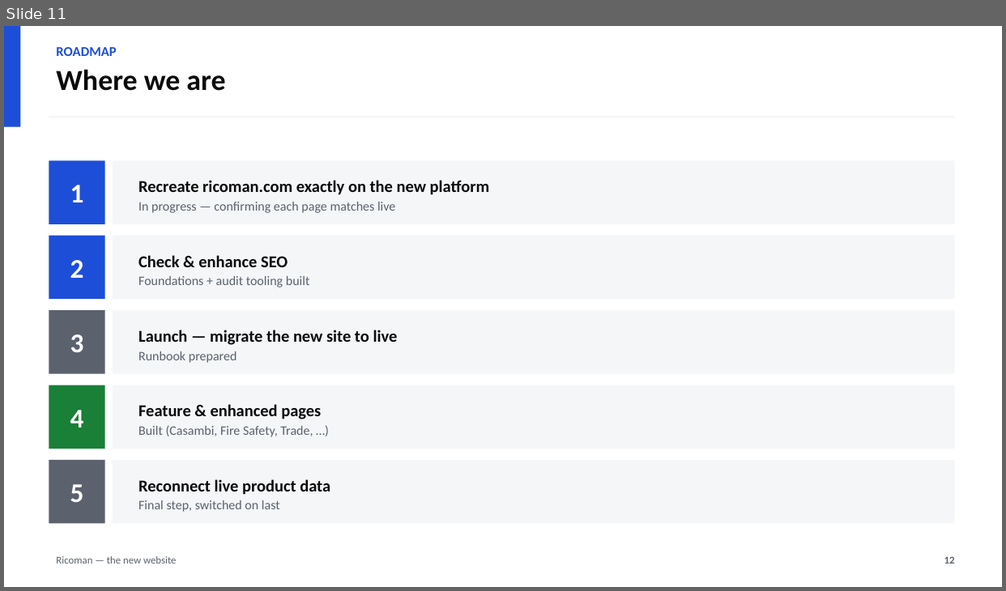
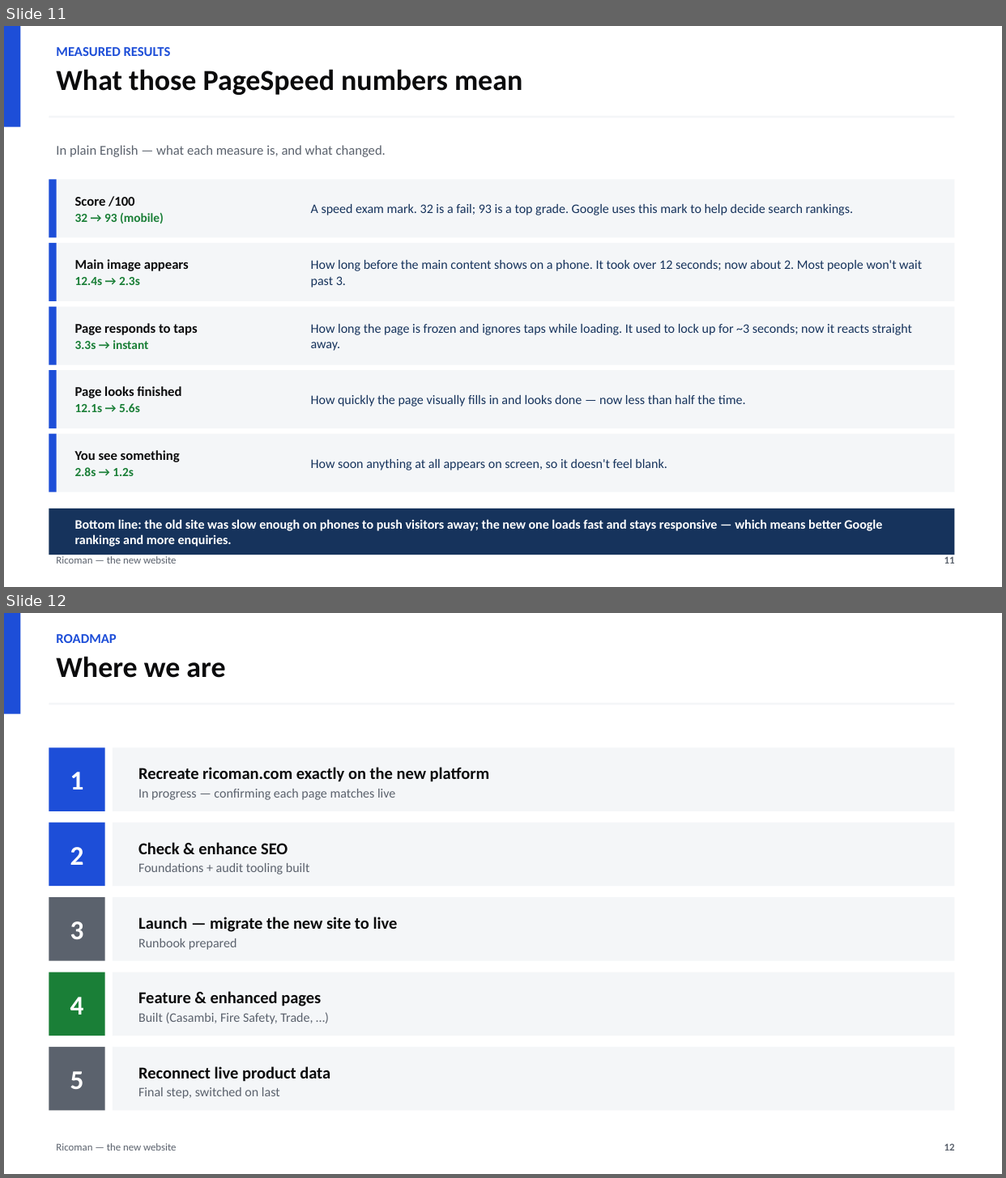
Before and after one commit to rgreen-ops/revise, a slide deck: docs/Ricoman-New-Website.pptx. Shown one above the other, each under a label of ours: slide 11 before the commit, slides 11 and 12 after it. The pictures are 1006x591 and 1006x1178 pixels, drawn with LibreOffice and Linux fonts; fonts in the diff are those of the drawing. Boxes give left, top, right and bottom in pixels: in the first picture for what was removed or moved away, otherwise in the second. Text is boxed around its words. In the diff, an @@ line names an element or a change of style, - is before the commit and + after.

```diff
--- a/docs/Ricoman-New-Website.pptx
+++ b/docs/Ricoman-New-Website.pptx
@@ slide 11 added at [4, 26, 1002, 587], background #FFFFFF @@
@@ rectangle added at [4, 26, 20, 127], fill #1D4ED8 @@
@@ text added at [56, 47, 522, 95], 28 pt, text #0B0B0C, bold @@
+MEASURED RESULTS
+What those PageSpeed numbers mean
@@ rectangle added at [49, 116, 955, 118], fill #F4F6F8 @@
@@ text added at [56, 145, 386, 157], 13 pt, text #5B626D @@
+In plain English — what each measure is, and what changed.
@@ rectangle added at [49, 179, 955, 238], fill #F4F6F8 @@
@@ rectangle added at [49, 179, 57, 238], fill #1D4ED8 @@
@@ text added at [75, 196, 164, 224], 12 pt, text #1A7F37, bold @@
+Score /100
+32 → 93 (mobile)
@@ text added at [311, 204, 854, 216], 12.5 pt, text #16335C @@
+A speed exam mark. 32 is a fail; 93 is a top grade. Google uses this mark to help decide search rankings.
@@ rectangle added at [49, 243, 955, 301], fill #F4F6F8 @@
@@ rectangle added at [49, 243, 57, 301], fill #1D4ED8 @@
@@ text added at [75, 259, 189, 285], 13 pt, text #0B0B0C, bold @@
+Main image appears
+12.4s → 2.3s
@@ text added at [311, 260, 922, 288], 12.5 pt, text #16335C @@
+How long before the main content shows on a phone. It took over 12 seconds; now about 2. Most people won't wait past 3.
@@ rectangle added at [49, 307, 955, 365], fill #F4F6F8 @@
@@ rectangle added at [49, 307, 57, 365], fill #1D4ED8 @@
@@ text added at [75, 323, 197, 349], 13 pt, text #0B0B0C, bold @@
+Page responds to taps
+3.3s → instant
@@ text added at [311, 324, 912, 351], 12.5 pt, text #16335C @@
+How long the page is frozen and ignores taps while loading. It used to lock up for ~3 seconds; now it reacts straight away.
@@ rectangle added at [49, 370, 955, 429], fill #F4F6F8 @@
@@ rectangle added at [49, 370, 57, 429], fill #1D4ED8 @@
@@ text added at [75, 386, 181, 412], 13 pt, text #0B0B0C, bold @@
+Page looks finished
+12.1s → 5.6s
@@ text added at [311, 395, 746, 407], 12.5 pt, text #16335C @@
+How quickly the page visually fills in and looks done — now less than half the time.
@@ rectangle added at [49, 434, 955, 493], fill #F4F6F8 @@
@@ rectangle added at [49, 434, 57, 493], fill #1D4ED8 @@
@@ text added at [75, 450, 180, 476], 13 pt, text #0B0B0C, bold @@
+You see something
+2.8s → 1.2s
@@ text added at [311, 459, 667, 471], 12.5 pt, text #16335C @@
+How soon anything at all appears on screen, so it doesn't feel blank.
@@ rectangle added at [49, 509, 955, 555], fill #16335C @@
@@ text added at [75, 519, 882, 547], 12.5 pt, text #FFFFFF, bold @@
+Bottom line: the old site was slow enough on phones to push visitors away; the new one loads fast and stays responsive — which means better Google rankings and more enquiries.
@@ text added at [56, 557, 177, 564], 10 pt, text #5B626D @@
+Ricoman — the new website
@@ text added at [944, 557, 955, 564], 10 pt, text #5B626D, bold @@
+11
@@ what was slide 11 is now slide 12 @@
```
Also in this commit, not shown: 1 slide changed, 1 other file.
